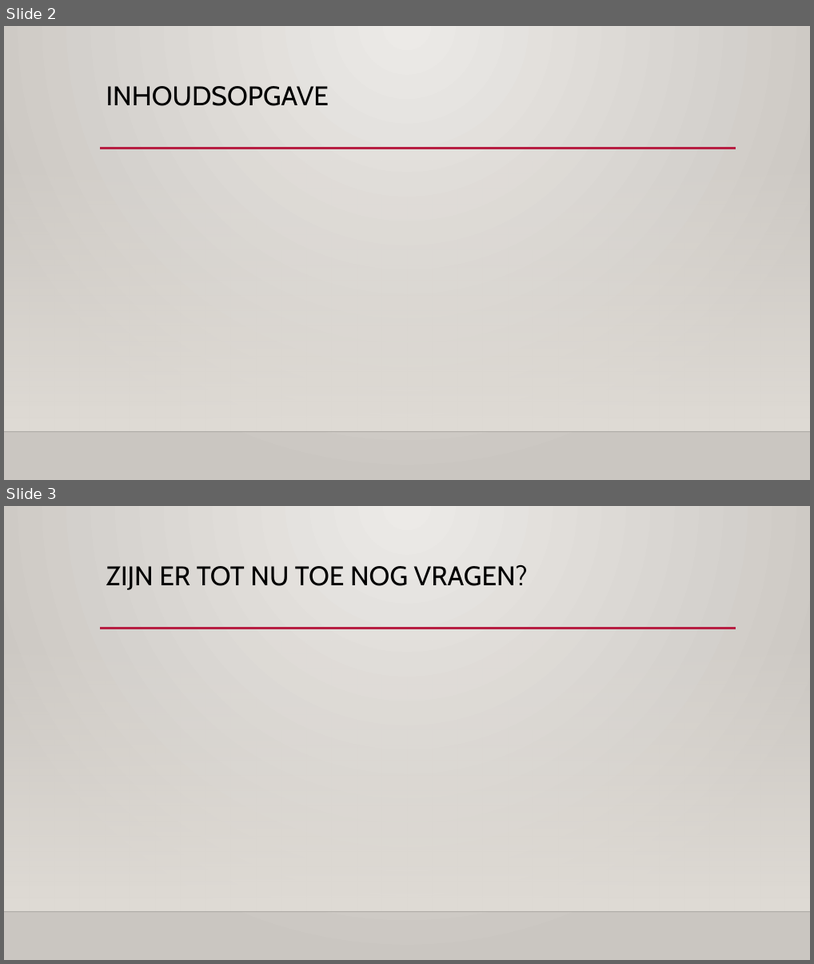
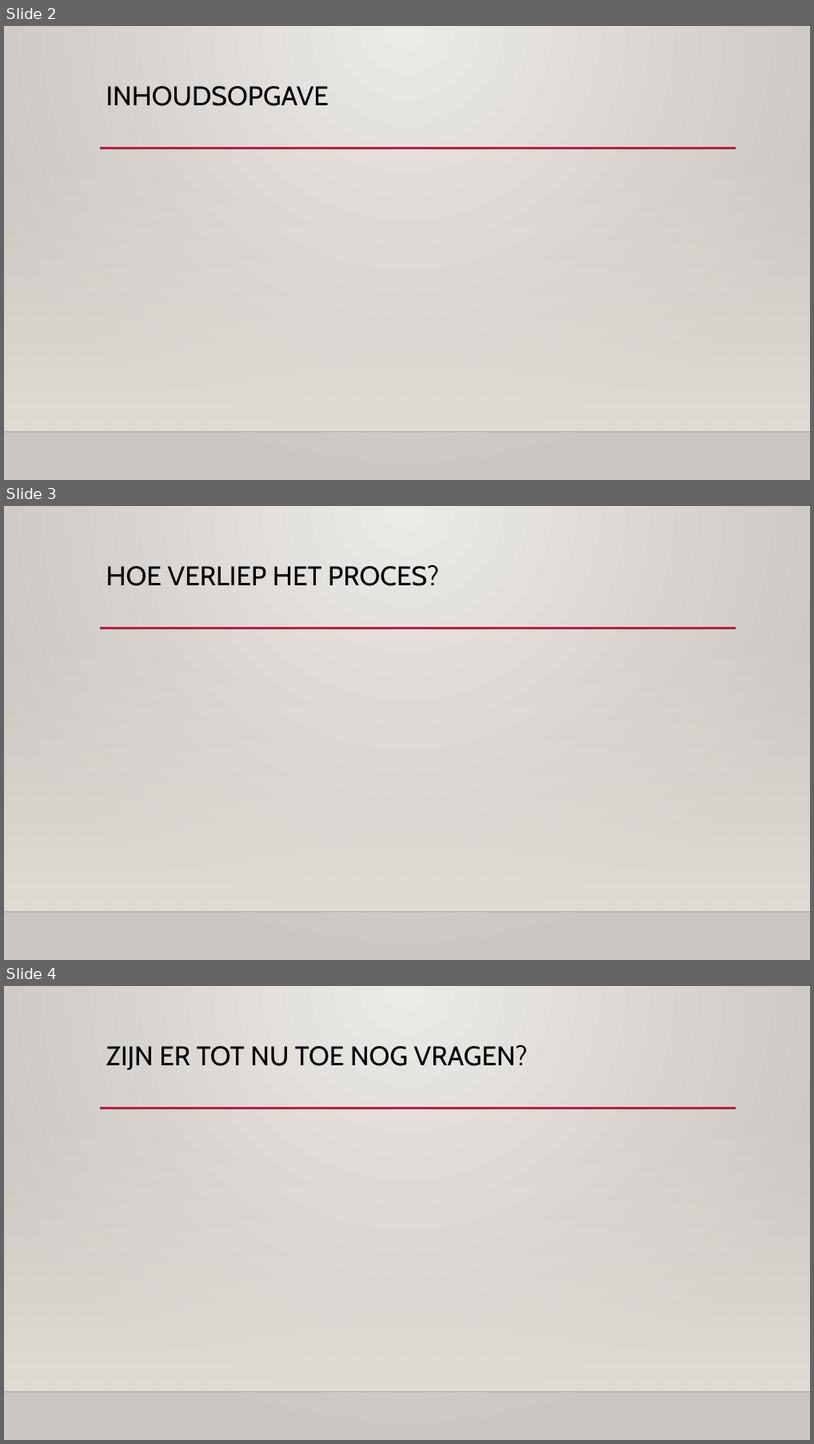
Before and after one commit to HANICA-DWA/project-sep23-klipspringer, a slide deck: groepsdocumenten/Presentatie - BKS.pptx. Shown one above the other, each under a label of ours: slides 2 and 3 before the commit, slides 2, 3 and 4 after it. The pictures are 814x964 and 814x1444 pixels, drawn with LibreOffice and Linux fonts; fonts in the diff are those of the drawing; background and template pictures are left out. Boxes give left, top, right and bottom in pixels: in the first picture for what was removed or moved away, otherwise in the second. Text is boxed around its words. In the diff, an @@ line names an element or a change of style, - is before the commit and + after.

Commit message:
presentaite

```diff
--- a/groepsdocumenten/Presentatie - BKS.pptx
+++ b/groepsdocumenten/Presentatie - BKS.pptx
@@ slide 3 added at bbox=[4, 506, 810, 960], background gradient #ECEAE7 to #CAC7C1; not listed: 3 template elements that a slide beside it also shows @@
@@ title added at bbox=[106, 565, 439, 586], 32 pt, text #000000 @@
+HOE VERLIEP HET PROCES?
@@ what was slide 3 is now slide 4 @@
```
